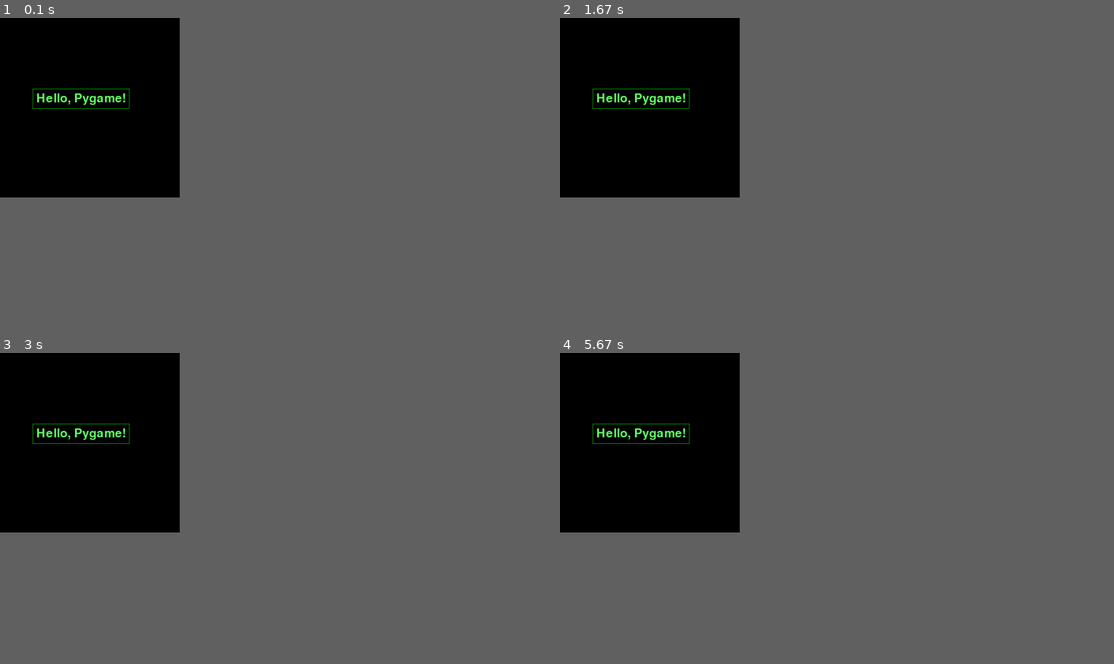
Above: before the commit, frames 1-4 (two rows, left to right).
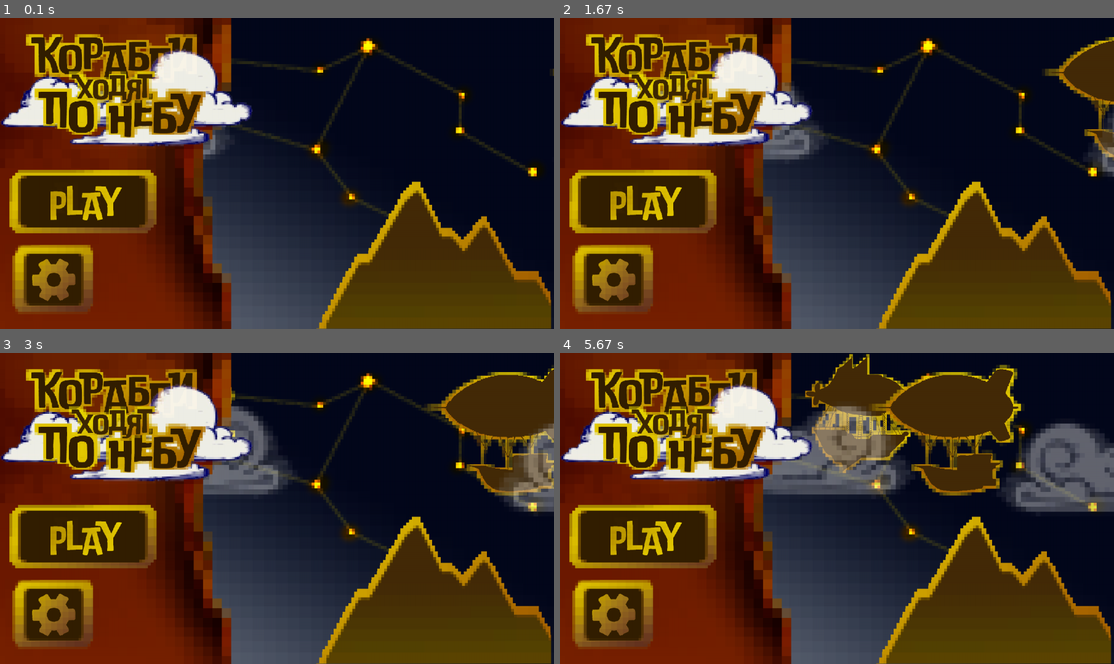
Above: after the commit, the same moments.

Repository: AndreiB-v/PyGame-project
Game: pygame game, started from game.py
The game is run twice, just before and just after one commit, with the same random seed, the same clock (stepped at 60 frames per second) and the same inputs.
Inputs (mouse positions are in pixels of both pictures, inside the frame that each line leads up to):
- Up to frame 1 (0.1 s): no input
- Up to frame 2 (1.67 s): click (643, 201) at 0.38 s
- Up to frame 3 (3 s): no input
- Up to frame 4 (5.67 s): no input
The window is 292x292 before the commit and 900x506 after it. Grey fills any space a smaller window leaves; there, only what the larger window draws over its background counts as a difference.

The runs differ from the first frame. In frame 1, 63% of the frame differs, in the area x 0-100%, y 0-100%; in frame 2, 66%; in frame 3, 71%; in frame 4, 80%.

Commit message:
НЕ ГОТОВО: Поменял так, как я себе представляю проект, доделаю пару моментов и потом обговорим

Diff:
--- a/data/screens/intro.py
+++ /dev/null
@@ -1,24 +0,0 @@
-# Это файл, в котором будем хранить начало игры
-# Конец игры и результаты будут в этой же папке screens
-# Надпись "погибли" или что-либо такое
-# В общем-то,тоже чисто для структурирования кода
-
-
-import pygame
-
-
-class Intro: # Пропиши в этом классе заставку, которую ты сделал
-    def __init__(self, screen):
-        self.draw_intro(screen)
-
-    def draw_intro(self, screen):
-        screen.fill((0, 0, 0))
-        font = pygame.font.Font(None, 50)
-        text = font.render("Hello, Pygame!", True, (100, 255, 100))
-        text_x = 450 // 2 - text.get_width() // 2
-        text_y = 450 // 2 - text.get_height() // 2
-        text_w = text.get_width()
-        text_h = text.get_height()
-        screen.blit(text, (text_x, text_y))
-        pygame.draw.rect(screen, (0, 255, 0), (text_x - 10, text_y - 10,
-                                               text_w + 20, text_h + 20), 1)
--- a/src/game.py
+++ b/game.py
@@ -2,7 +2,7 @@
 
 
 import pygame
-from data.screens.intro import Intro
+from intro import *
 
 
 class Application:
--- a/intro.py
+++ b/intro.py
@@ -1,13 +1,10 @@
 # Это начальная заставка, осталось только кнопки добавить
 
-import os
-import sys
 from random import choice, randint, uniform
-
-import pygame
+from utils import *
 
 pygame.init()
-size = width, height = 16 * 50, 9 * 50
+size = width, height = 16 * 96, 9 * 96
 # Задается размер экрана с соотношением 16:9, позже это пропишем в другом месте
 screen = pygame.display.set_mode(size, pygame.NOFRAME)
 
@@ -37,13 +34,13 @@
     return image
 
 
-mountain_image = load_image('Гора.png')
-ship1_image = load_image('Корабль 1.png')
-ship2_image = load_image('Корабль 2.png')
-cloud1_image = load_image('Облако 1.png')
-cloud2_image = load_image('облако 2.png')
-top_layer_image = load_image('Верхний слой.png')
-bottom_layer_image = load_image('Нижний слой.png')
+mountain_image = load_image('Mountain.png')
+ship1_image = load_image('Ship 1.png')
+ship2_image = load_image('Ship 2.png')
+cloud1_image = load_image('Cloud 1.png')
+cloud2_image = load_image('Cloud 2.png')
+top_layer_image = load_image('Foreground.png')
+bottom_layer_image = load_image('Background.png')
 play_button_image = load_image('PlayButton.png')
 settings_button_image = load_image('SettingsButton.png')
 
--- a/src/utils.py
+++ /dev/null
@@ -1,25 +0,0 @@
-# Файл для вспомогательных функций
-# Типа зарзрузки изображения, карты или музыки
-# Для структурирования кода, поэтому - пиши сюда специальные функции
-
-
-import os
-import sys
-import pygame
-
-
-# Функция для добавления изображений
-def load_image(name, colorkey=None):
-    fullname = os.path.join('../data', name)
-    if not os.path.isfile(fullname):
-        print(f"Файл с изображением '{fullname}' не найден")
-        sys.exit()
-    image = pygame.image.load(fullname)
-    if colorkey is not None:
-        image = image.convert()
-        if colorkey == -1:
-            colorkey = image.get_at((0, 0))
-        image.set_colorkey(colorkey)
-    else:
-        image = image.convert_alpha()
-    return image
--- /dev/null
+++ b/utils.py
@@ -0,0 +1,54 @@
+# Файл для вспомогательных функций
+# Типа зарзрузки изображения, карты или музыки
+
+
+import os
+import sys
+import pygame
+
+
+# Функция для добавления изображений
+def load_image(name, colorkey=None):
+    fullname = os.path.join('data', name)
+    if not os.path.isfile(fullname):
+        print(f"Файл с изображением '{fullname}' не найден")
+        sys.exit()
+    image = pygame.image.load(fullname)
+    if colorkey is not None:
+        image = image.convert()
+        if colorkey == -1:
+            colorkey = image.get_at((0, 0))
+        image.set_colorkey(colorkey)
+    else:
+        image = image.convert_alpha()
+    return image
+
+
+class Button(pygame.sprite.Sprite):
+    def __init__(self, x, y, function, image, groups, factor_x, factor_y):
+        super().__init__(groups)
+        self.backup_image = image
+        self.image = image
+        self.rect = self.image.get_rect()
+        self.rect.x = x * factor_x
+        self.rect.y = y * factor_y
+        self.function = function
+
+        self.size_factor = (self.rect.width / 10 * factor_x, self.rect.height / 10 * factor_y)
+
+    def update(self, *args):
+        x, y = args[0]
+        if self.image != self.backup_image and args[1] == 'up':
+            self.image = self.backup_image
+            self.rect.x -= self.size_factor[0] / 2
+            self.rect.y -= self.size_factor[1] / 2
+        if (self.rect.x <= x <= self.rect.x + self.rect.width
+                and self.rect.y <= y <= self.rect.y + self.rect.height):
+            if args[1] == 'down':
+                self.image = pygame.transform.scale(self.image,
+                                                    (self.rect.width - self.size_factor[0],
+                                                     self.rect.height - self.size_factor[1]))
+                self.rect.x += self.size_factor[0] / 2
+                self.rect.y += self.size_factor[1] / 2
+            if args[1] == 'up':
+                self.function()
Renamed: data/menu UI/Нижний слой.png -> data/menu UI/Background.png
Renamed: data/menu UI/Облако 1.png -> data/menu UI/Cloud 1.png
Renamed: data/menu UI/Облако 2.png -> data/menu UI/Cloud 2.png
Renamed: data/menu UI/Верхний слой.png -> data/menu UI/Foreground.png
Renamed: data/menu UI/Гора.png -> data/menu UI/Mountain.png
Renamed: data/menu UI/Корабль 1.png -> data/menu UI/Ship 1.png
Renamed: data/menu UI/Корабль 2.png -> data/menu UI/Ship 2.png
Binary file removed: data/menu UI/Корабли ходят по небу (0, 56).png
Renamed: swtts -> data/swtts
